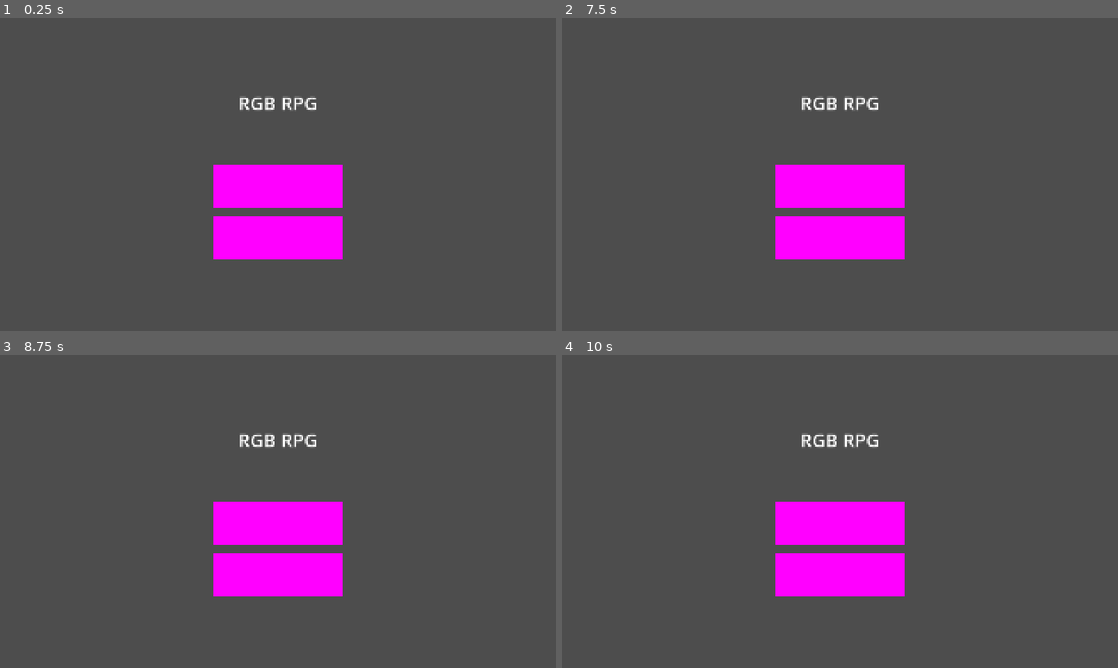
Above: before the commit, frames 1-4 (two rows, left to right).
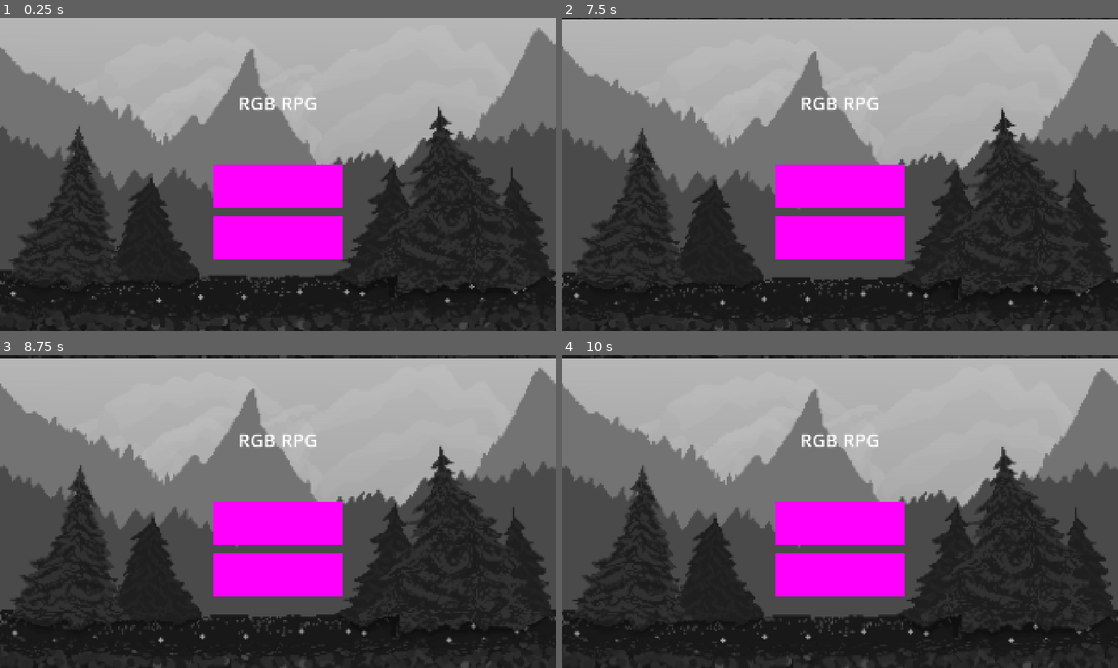
Above: after the commit, the same moments.

Repository: Novaaaaaaaaa0/RGB-RPG
Game: Godot game, scene res://scenes/titlescreen.tscn
Same seed, same stepped clock (60 frames per second), same inputs: the game is played once before the commit and once after it. This scene is started directly instead of the project's main scene.
Inputs (mouse positions are in pixels of both pictures, inside the frame that each line leads up to):
- Up to frame 1 (0.25 s): no input
- Up to frame 2 (7.5 s): click (840, 187) at 0.5 s; click (840, 187) at 1.25 s; click (840, 237) at 2 s; tap Enter at 2.75, 4.25, 5.75 s; hold D (moveRight) 2.78-3.53 s; tap Space at 3.5, 5, 6.5 s; hold S (moveDown) 3.53-4.28 s; hold D (moveRight) 4.28-5.03 s; hold W (moveUp) 5.03-5.78 s; hold A (moveLeft) 5.78-7.28 s; hold S (moveDown) from 7.28 s (still down)
- Up to frame 3 (8.75 s): release S (moveDown) at 8.03 s; hold D (moveRight) from 8.03 s (still down)
- Up to frame 4 (10 s): release D (moveRight) at 8.78 s; hold W (moveUp) 8.78-9.53 s; hold D (moveRight) from 9.53 s (still down)

The runs differ from the first frame. In frame 1, 78% of the frame differs, in the area x 0-100%, y 0-100%; in frame 2, 78%; in frame 3, 78%; in frame 4, 78%.

Commit message:
Tried to do Parallax

Diff:
--- /dev/null
+++ b/assets/shaders/title_menu_shaders.gdshader
@@ -0,0 +1,8 @@
+shader_type canvas_item;
+
+// --- Uniforms --- //
+uniform bool weighted = true;	// Determines whether to use normal or weighted averages
+
+void fragment() {
+	COLOR.rgb = mix(vec3((COLOR.r + COLOR.g + COLOR.b) / 3.0),  vec3(0.299 * COLOR.r + 0.587 * COLOR.g + 0.114 * COLOR.b), float(weighted));
+}
--- /dev/null
+++ b/assets/shaders/title_menu_shaders.tres
@@ -0,0 +1,7 @@
+[gd_resource type="ShaderMaterial" format=3 uid="uid://dx500ndh5t8v2"]
+
+[ext_resource type="Shader" uid="uid://b164lu2oanfna" path="res://assets/shaders/title_menu_shaders.gdshader" id="1_6offa"]
+
+[resource]
+shader = ExtResource("1_6offa")
+shader_parameter/weighted = true
--- a/scenes/titlescreen.tscn
+++ b/scenes/titlescreen.tscn
@@ -1,7 +1,17 @@
 [gd_scene format=3 uid="uid://tw1pyuihjksk"]
 
 [ext_resource type="Theme" uid="uid://brfsn1sfhw4k7" path="res://assets/fonts/new_theme.tres" id="1_6d6rd"]
+[ext_resource type="Material" uid="uid://dx500ndh5t8v2" path="res://assets/shaders/title_menu_shaders.tres" id="1_8or72"]
+[ext_resource type="Texture2D" uid="uid://cusjq3nbt6jop" path="res://assets/backgrounds/Pine Hills/png/00_background.png" id="1_vhbaf"]
 [ext_resource type="Script" uid="uid://daqpvna7muwh" path="res://scripts/save.gd" id="2_3jj3l"]
+[ext_resource type="Texture2D" uid="uid://c75vocen6r2f8" path="res://assets/backgrounds/Pine Hills/png/02_cloud1.png" id="2_v6ms7"]
+[ext_resource type="Texture2D" uid="uid://chmvwnqqrtlr5" path="res://assets/backgrounds/Pine Hills/png/03_cloud2.png" id="3_rpvs4"]
+[ext_resource type="Texture2D" uid="uid://bkpvhbi2flfud" path="res://assets/backgrounds/Pine Hills/png/06_back_mountains.png" id="5_hcbn3"]
+[ext_resource type="Texture2D" uid="uid://bc3wtm6713ygt" path="res://assets/backgrounds/Pine Hills/png/07_mid_hills.png" id="6_ybki2"]
+[ext_resource type="Texture2D" uid="uid://blei6avlfrt8t" path="res://assets/backgrounds/Pine Hills/png/09_front_grass.png" id="7_lsij0"]
+[ext_resource type="Texture2D" uid="uid://cufvnssae47dk" path="res://assets/backgrounds/Pine Hills/png/10_front_leafs.png" id="8_y7yat"]
+[ext_resource type="Texture2D" uid="uid://bugyg8pb3afru" path="res://assets/backgrounds/Pine Hills/png/12_front_trees2.png" id="9_t3dwt"]
+[ext_resource type="Texture2D" uid="uid://drchtmvu0bvj8" path="res://assets/backgrounds/Pine Hills/png/11_front_trees1.png" id="10_anfsg"]
 
 [sub_resource type="PlaceholderTexture2D" id="PlaceholderTexture2D_o8hdv"]
 size = Vector2(450, 150)
@@ -15,6 +25,95 @@
 anchors_preset = 0
 offset_right = 1920.0
 offset_bottom = 1080.0
+
+[node name="Control" type="Control" parent="Control" unique_id=571521107]
+material = ExtResource("1_8or72")
+anchors_preset = 0
+offset_right = 40.0
+offset_bottom = 40.0
+
+[node name="BackgroundParallax" type="Parallax2D" parent="Control/Control" unique_id=796565213]
+use_parent_material = true
+repeat_size = Vector2(1920, 1080)
+autoscroll = Vector2(0.2, 1)
+follow_viewport = false
+
+[node name="Background" type="Sprite2D" parent="Control/Control/BackgroundParallax" unique_id=203568033]
+use_parent_material = true
+scale = Vector2(6, 6)
+texture = ExtResource("1_vhbaf")
+centered = false
+flip_h = true
+
+[node name="BackClouds" type="Sprite2D" parent="Control/Control/BackgroundParallax" unique_id=1327725535]
+modulate = Color(0.9490196, 0.9490196, 0.9490196, 0.16470589)
+use_parent_material = true
+scale = Vector2(6, 6)
+texture = ExtResource("2_v6ms7")
+centered = false
+flip_h = true
+
+[node name="BackCloud2" type="Sprite2D" parent="Control/Control/BackgroundParallax" unique_id=265306852]
+modulate = Color(0.9490196, 0.9490196, 0.9490196, 0.16470589)
+use_parent_material = true
+scale = Vector2(6, 6)
+texture = ExtResource("3_rpvs4")
+centered = false
+flip_h = true
+
+[node name="MountainsParallax" type="Parallax2D" parent="Control/Control" unique_id=1550566223]
+use_parent_material = true
+repeat_size = Vector2(1920, 1080)
+autoscroll = Vector2(0.5, 1)
+follow_viewport = false
+
+[node name="BackMountains" type="Sprite2D" parent="Control/Control/MountainsParallax" unique_id=497731745]
+use_parent_material = true
+scale = Vector2(6, 6)
+texture = ExtResource("5_hcbn3")
+centered = false
+flip_h = true
+
+[node name="MidHills" type="Sprite2D" parent="Control/Control/MountainsParallax" unique_id=76402329]
+use_parent_material = true
+scale = Vector2(6, 6)
+texture = ExtResource("6_ybki2")
+centered = false
+flip_h = true
+
+[node name="NatureParallax" type="Parallax2D" parent="Control/Control" unique_id=1195031968]
+use_parent_material = true
+repeat_size = Vector2(1920, 1080)
+autoscroll = Vector2(0.7, 1)
+follow_viewport = false
+
+[node name="FrontGrass" type="Sprite2D" parent="Control/Control/NatureParallax" unique_id=55271201]
+use_parent_material = true
+scale = Vector2(6, 6)
+texture = ExtResource("7_lsij0")
+centered = false
+flip_h = true
+
+[node name="FrontLeafs" type="Sprite2D" parent="Control/Control/NatureParallax" unique_id=1662975208]
+use_parent_material = true
+scale = Vector2(6, 6)
+texture = ExtResource("8_y7yat")
+centered = false
+flip_h = true
+
+[node name="FrontTrees1" type="Sprite2D" parent="Control/Control/NatureParallax" unique_id=1180244150]
+use_parent_material = true
+scale = Vector2(6, 6)
+texture = ExtResource("9_t3dwt")
+centered = false
+flip_h = true
+
+[node name="FrontTrees2" type="Sprite2D" parent="Control/Control/NatureParallax" unique_id=1780415691]
+use_parent_material = true
+scale = Vector2(6, 6)
+texture = ExtResource("10_anfsg")
+centered = false
+flip_h = true
 
 [node name="HBoxContainer" type="HBoxContainer" parent="Control" unique_id=844047261]
 custom_minimum_size = Vector2(1920, 1080)
Binary file added: assets/backgrounds/Pine Hills/pine hills.aseprite
Binary file added: assets/backgrounds/Pine Hills/png/00_background.png
Not shown, added: assets/backgrounds/Pine Hills/png/00_background.png.import
Binary file added: assets/backgrounds/Pine Hills/png/01_back clouds.png
Not shown, added: assets/backgrounds/Pine Hills/png/01_back clouds.png.import
Binary file added: assets/backgrounds/Pine Hills/png/02_cloud1.png
Not shown, added: assets/backgrounds/Pine Hills/png/02_cloud1.png.import
Binary file added: assets/backgrounds/Pine Hills/png/03_cloud2.png
Not shown, added: assets/backgrounds/Pine Hills/png/03_cloud2.png.import
Binary file added: assets/backgrounds/Pine Hills/png/04_cloud3.png
Not shown, added: assets/backgrounds/Pine Hills/png/04_cloud3.png.import
Binary file added: assets/backgrounds/Pine Hills/png/05_cloud4.png
(and 19 more such lines)
